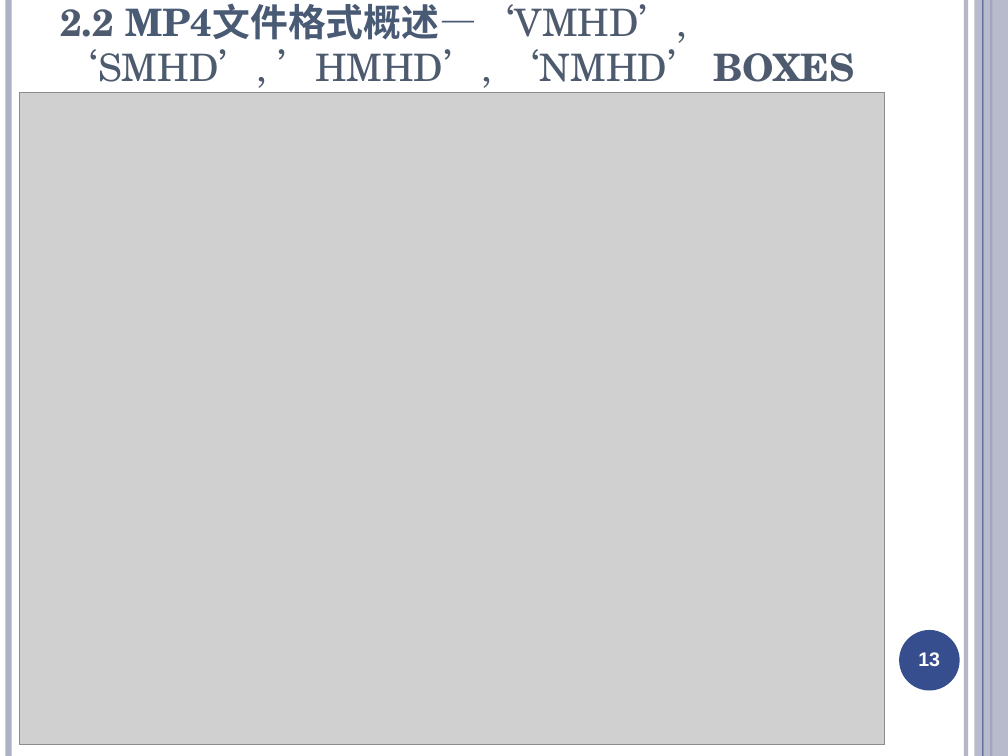
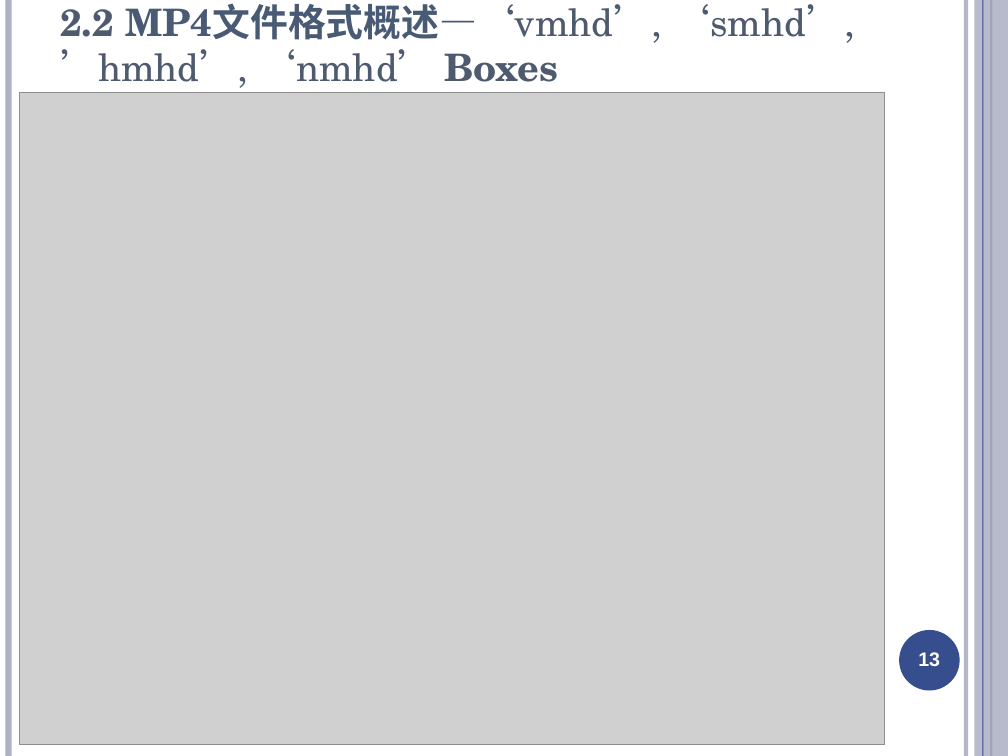
Before and after one commit to ty6815/AvStackDocs, a slide deck: slide 13 of media format/mp4/Fmp4文件格式介绍.ppt. Drawn at 1008x756 pixels with LibreOffice and Linux fonts; fonts in the diff are those of the drawing; grey boxes stand for pictures. Boxes give left, top, right and bottom in pixels: in the first picture for what was removed or moved away, otherwise in the second. Text is boxed around its words. In the diff, an @@ line names an element or a change of style, - is before the commit and + after.

```diff
--- a/media format/mp4/Fmp4文件格式介绍.ppt
+++ b/media format/mp4/Fmp4文件格式介绍.ppt
@@ title at bbox=[60, 3, 855, 94]: text changed @@
-2.2 MP4文件格式概述—‘VMHD’, ‘SMHD’, ’HMHD’, ‘NMHD’ BOXES
+2.2 MP4文件格式概述—‘vmhd’, ‘smhd’, ’hmhd’, ‘nmhd’ Boxes
```
Also in this commit, not shown: 31 other slides changed, 19 other files.
